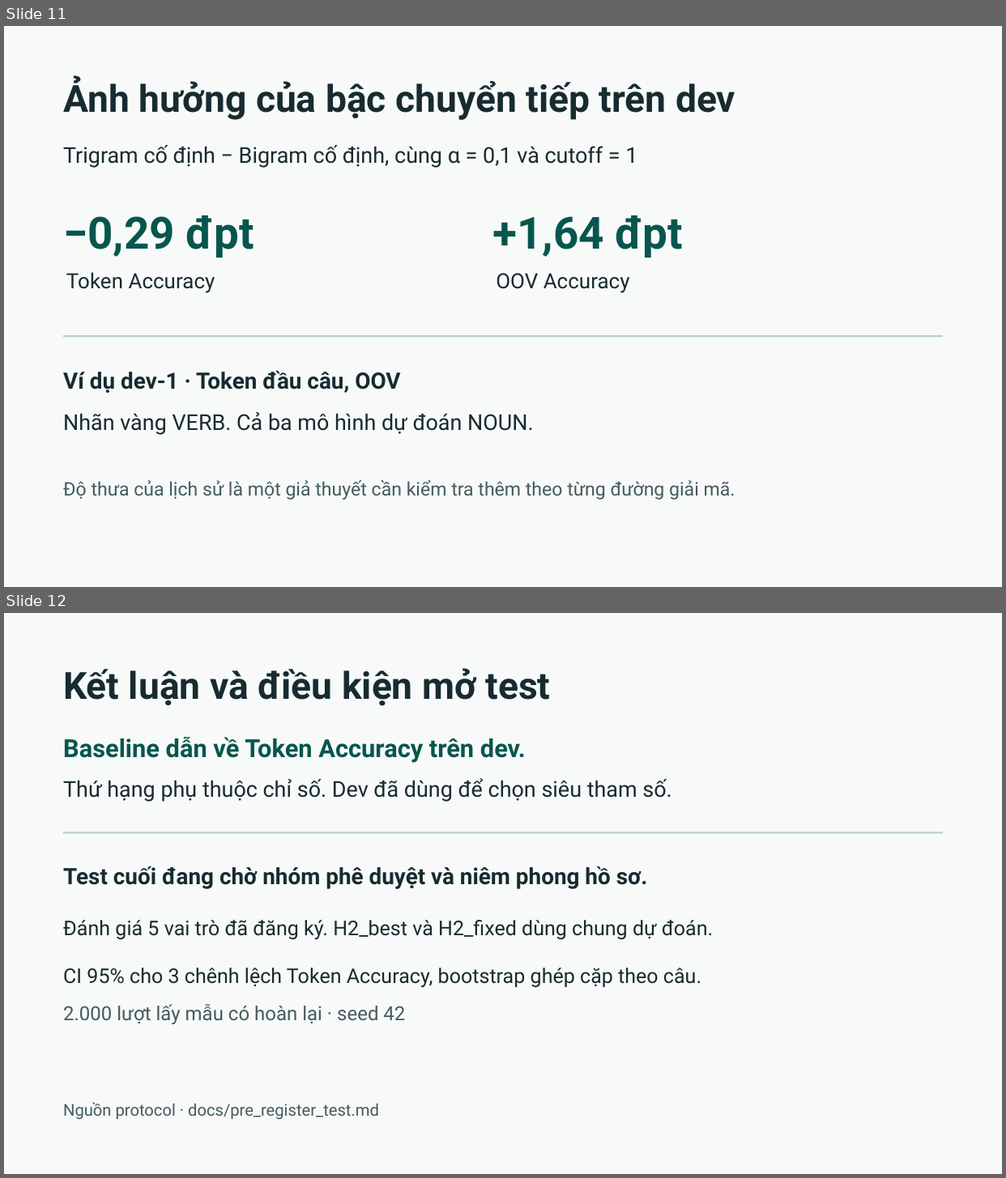
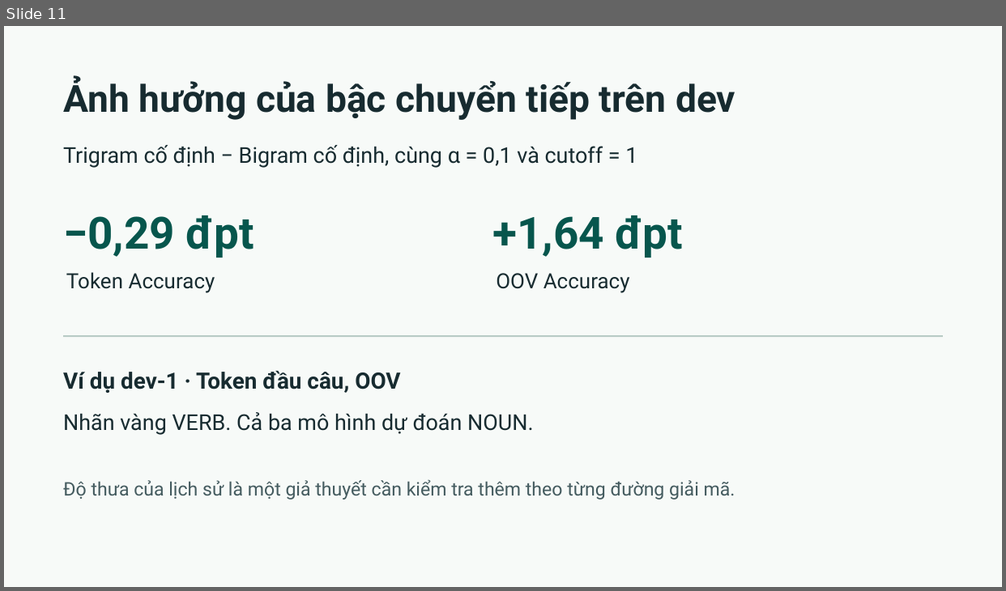
Before and after one commit to PhamHoagn/Vietnamese-POS-Tagging-HMM, a slide deck: slides/NLP_POS_NHOM.pptx. Shown one above the other, each under a label of ours: slides 11 and 12 before the commit, slide 11 after it. The pictures are 1006x1178 and 1006x591 pixels, drawn with LibreOffice and Linux fonts; fonts in the diff are those of the drawing. Boxes give left, top, right and bottom in pixels: in the first picture for what was removed or moved away, otherwise in the second. Text is boxed around its words. In the diff, an @@ line names an element or a change of style, - is before the commit and + after.

Commit message:
Chốt slide và hướng dẫn tái lập kết quả Test

```diff
--- a/slides/NLP_POS_NHOM.pptx
+++ b/slides/NLP_POS_NHOM.pptx
@@ slide 12 removed at [4, 613, 1002, 1174], background #F7FAF8 @@
@@ text removed at [63, 668, 551, 706] @@
-Kết luận và điều kiện mở test
@@ text removed at [63, 737, 526, 763] @@
-Baseline dẫn về Token Accuracy trên dev.
@@ text removed at [63, 778, 671, 802] @@
-Thứ hạng phụ thuộc chỉ số. Dev đã dùng để chọn siêu tham số.
@@ rectangle removed at [63, 833, 943, 834] @@
@@ text removed at [63, 866, 648, 889] @@
-Test cuối đang chờ nhóm phê duyệt và niêm phong hồ sơ.
@@ text removed at [63, 920, 713, 940] @@
-Đánh giá 5 vai trò đã đăng ký. H2_best và H2_fixed dùng chung dự đoán.
@@ text removed at [63, 968, 701, 988] @@
-CI 95% cho 3 chênh lệch Token Accuracy, bootstrap ghép cặp theo câu.
@@ text removed at [63, 1004, 405, 1024] @@
-2.000 lượt lấy mẫu có hoàn lại · seed 42
@@ text removed at [63, 1102, 379, 1119] @@
-Nguồn protocol · docs/pre_register_test.md
```
Also in this commit, not shown: 3 slides added, 4 other files.
